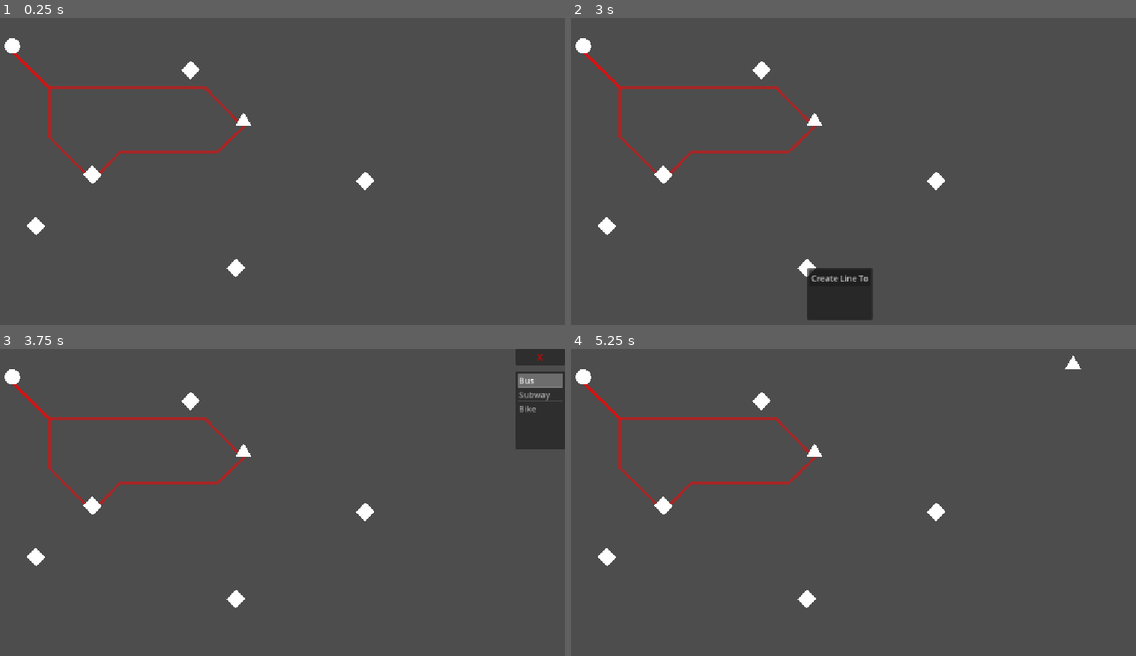
Above: before the commit, frames 1-4 (two rows, left to right).
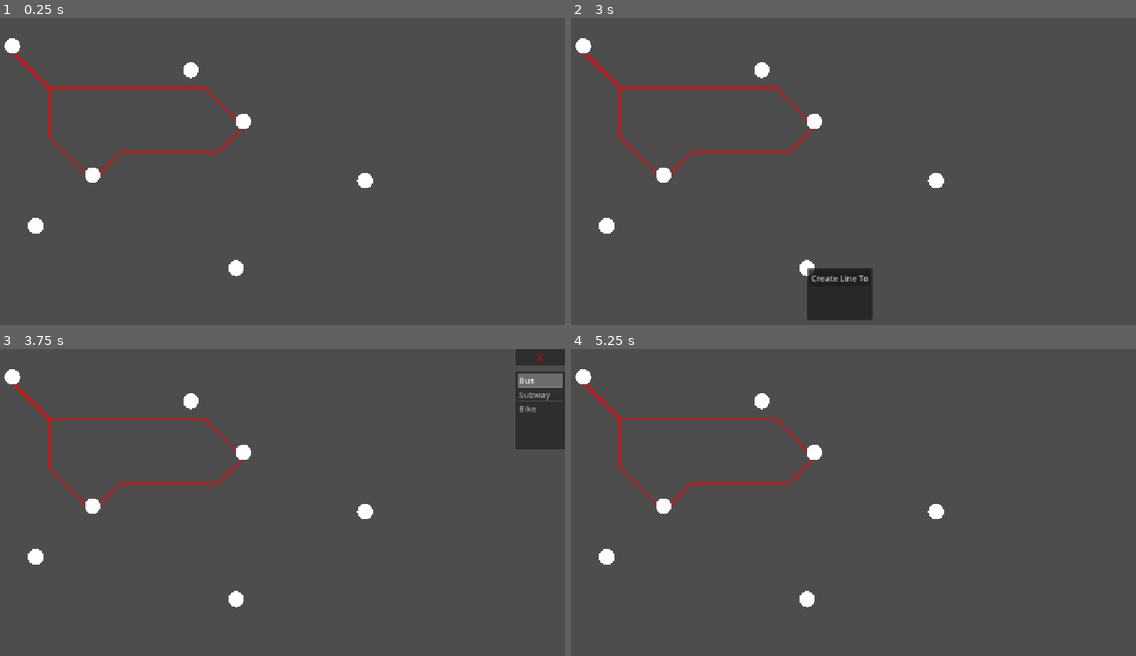
Above: after the commit, the same moments.

Repository: 9thAzure/CarbonCommuter
Game: Godot game, scene res://main/main.tscn
The game is run twice, just before and just after one commit, with the same random seed, the same clock (stepped at 60 frames per second) and the same inputs.
Inputs (mouse positions are in pixels of both pictures, inside the frame that each line leads up to):
- Up to frame 1 (0.25 s): no input
- Up to frame 2 (3 s): tap Enter at 0.5, 2 s; move the mouse to (966, 168) at 0.52 s; click (966, 168) at 0.67 s; tap Space at 1.25, 2.75 s; move the mouse to (717, 202) at 1.27 s; click (717, 202) at 1.42 s; move the mouse to (898, 113) at 2.02 s; click (898, 113) at 2.17 s; move the mouse to (808, 254) at 2.77 s; click (808, 254) at 2.92 s
- Up to frame 3 (3.75 s): click "Create Line To" at 3.5 s
- Up to frame 4 (5.25 s): click "X" at 4.25 s; tap Enter at 5 s; move the mouse to (1017, 566) at 5.02 s; click (1017, 566) at 5.17 s

The runs differ from the first frame. In frame 1, 0.2% of the frame differs, in the area x 4-67%, y 14-85%; in frame 2, 0.2%; in frame 3, 0.2%; in frame 4, 0.2%, in the area x 4-91%, y 2-85%.

Commit message:
Fixed overlapping spawns

Diff:
--- a/main/main.gd
+++ b/main/main.gd
@@ -1,16 +1,52 @@
 extends Node
 
 @export var station_scene: PackedScene
+@export var min_distance_between_stations: float = 60.0
+@export var max_spawn_attempts: int = 20
+
+var shape_cast: ShapeCast2D
+
+func _ready():
+	shape_cast = ShapeCast2D.new()
+	add_child(shape_cast)
+
+	var circle_shape = CircleShape2D.new()
+	circle_shape.radius = min_distance_between_stations
+	shape_cast.shape = circle_shape
+
+	shape_cast.enabled = true
+	shape_cast.collide_with_areas = true
+	shape_cast.set_collision_mask_value(15, true)  # Only detect station layer
 
 func _on_timer_timeout() -> void:
 	spawn_station()
 
 func spawn_station():
+	var spawn_pos = find_valid_spawn_position()
+
+	if spawn_pos == Vector2.ZERO:
+		print("Could not find valid spawn")
+		return
+
 	var station = station_scene.instantiate()
-	station.position = get_random_spawn_position()
-	print(station.position)
+	station.position = spawn_pos
 	station.station_type = randi_range(0, 2)
 	add_child(station)
+
+func find_valid_spawn_position() -> Vector2:
+	for attempt in range(max_spawn_attempts):
+		var test_pos = get_random_spawn_position()
+
+		shape_cast.position = test_pos
+		shape_cast.force_shapecast_update()
+
+		if not shape_cast.is_colliding():
+			return test_pos
+
+		# Optional: print collision info for debugging
+		# print("Collision detected at ", test_pos, " with ", shape_cast.get_collider(0))
+
+	return Vector2.ZERO
 
 func get_random_spawn_position() -> Vector2:
 	var x = randf_range(0, 1152)  # Adjust to your game size
--- a/main/main.tscn
+++ b/main/main.tscn
@@ -15,27 +15,21 @@
 
 [node name="Station2" parent="." instance=ExtResource("1_53q0u")]
 position = Vector2(534, 199)
-station_type = 1
 
 [node name="Station3" parent="." instance=ExtResource("1_53q0u")]
 position = Vector2(244, 302)
-station_type = 2
 
 [node name="Station4" parent="." instance=ExtResource("1_53q0u")]
 position = Vector2(135, 400)
-station_type = 2
 
 [node name="Station5" parent="." instance=ExtResource("1_53q0u")]
 position = Vector2(520, 481)
-station_type = 2
 
 [node name="Station6" parent="." instance=ExtResource("1_53q0u")]
 position = Vector2(433, 100)
-station_type = 2
 
 [node name="Station7" parent="." instance=ExtResource("1_53q0u")]
 position = Vector2(768, 313)
-station_type = 2
 
 [node name="Line" parent="." node_paths=PackedStringArray("station1", "station2") instance=ExtResource("2_pjrb6")]
 station1 = NodePath("../Station")
@@ -55,7 +49,7 @@
 line_root = NodePath("..")
 
 [node name="Timer" type="Timer" parent="."]
-wait_time = 5.0
+wait_time = 60.0
 autostart = true
 
 [connection signal="create_line" from="PopupManager" to="LineCreator" method="_on_popup_manager_create_line"]
--- a/project.godot
+++ b/project.godot
@@ -25,6 +25,7 @@
 
 [layer_names]
 
+2d_physics/layer_15="Station"
 2d_physics/layer_16="Pickable"
 
 [rendering]
--- a/transport/line/line.gd
+++ b/transport/line/line.gd
@@ -55,6 +55,7 @@
 }
 
 func _ready() -> void:
+	print(name)
 	assert(station1)
 	assert(station2)
 
--- a/transport/station/station.gd
+++ b/transport/station/station.gd
@@ -13,6 +13,7 @@
 var connected_lines : Array[Line] = []
 
 var station_traffic := 0
+
 
 func _draw() -> void:
 	var collision_shape : Shape2D
--- a/transport/station/station.tscn
+++ b/transport/station/station.tscn
@@ -5,18 +5,18 @@
 [sub_resource type="CircleShape2D" id="CircleShape2D_06ycu"]
 
 [node name="Station" type="Area2D"]
-collision_layer = 32768
+collision_layer = 49152
 collision_mask = 0
 monitoring = false
 script = ExtResource("1_06ycu")
 icon_size = 15.0
-
-[node name="CollisionShape2D" type="CollisionShape2D" parent="."]
-shape = SubResource("CircleShape2D_06ycu")
 
 [node name="SpawnTrafficTimer" type="Timer" parent="."]
 unique_name_in_owner = true
 wait_time = 5.0
 autostart = true
 
+[node name="CollisionShape2D" type="CollisionShape2D" parent="."]
+shape = SubResource("CircleShape2D_06ycu")
+
 [connection signal="timeout" from="SpawnTrafficTimer" to="." method="_on_spawn_traffic_timer_timeout"]
